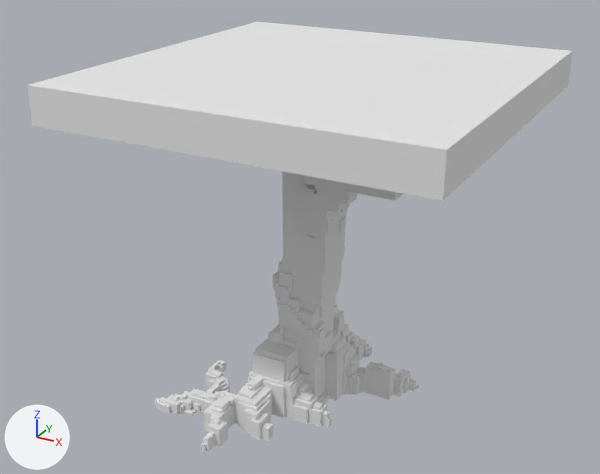
An edit to the OBJ model Assets/New/Assets/Voxel4/tree_big.obj, drawn before and after from the same camera.
The view is the same before and after, from a 50 mm camera at (18.2, -16.9, 20.2) aimed at (5.6, 6.1, 8.7). The axes (+X, +Y, +Z) are drawn at lower left. The lights are the same throughout. The first picture is the older version. Where no turn or scale is listed for an object, it has been applied to the vertices.

Before the edit, the objects in view are built like this:
```python
mat_palette = principled_material('palette')
mat_palette.base_color = (0.8, 0.8, 0.8)  # white #e7e7e7
mat_palette.roughness = 1.0
me_untitled = bpy.data.meshes.new('Untitled')
me_untitled.from_pydata(...)  # 1841 vertices, 3662 faces; spans x 0.0..12.6, y 0.0..12.6, z 2.0..14.6
me_untitled.materials.append(mat_palette)  # white #e7e7e7
ob_untitled = bpy.data.objects.new('Untitled', me_untitled)
ob_untitled.location = (0.0, 0.0, 0.0)
```
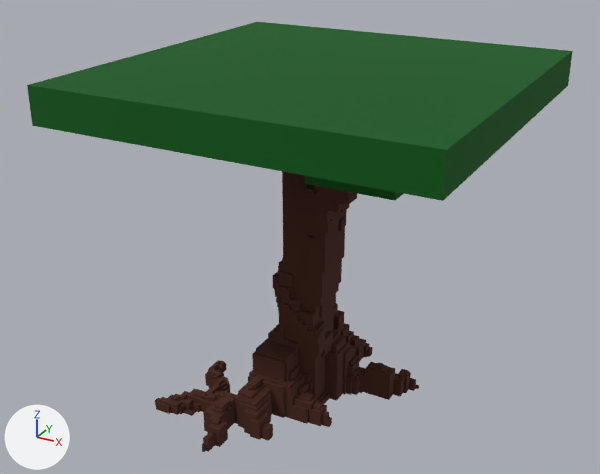
Changed parts and their boxes (x1, y1, x2, y2) in the pictures (600 x 474 px):
'Untitled', surface changed (white to green)
    both: (27, 22, 573, 452)

Diff of the bpy script that builds the scene:
```diff
--- a/Assets/New/Assets/Voxel4/tree_big.obj.py
+++ b/Assets/New/Assets/Voxel4/tree_big.obj.py
@@ img_tree_big_png @@
+img_tree_big_png = load_image('tree_big.png', 'tree_big.png', 256, 1, 'sRGB')
@@ mat_palette @@
 mat_palette = principled_material('palette')
-mat_palette.base_color = (0.8, 0.8, 0.8)  # white #e7e7e7
+mat_palette.texture = img_tree_big_png
 mat_palette.roughness = 1.0
```
